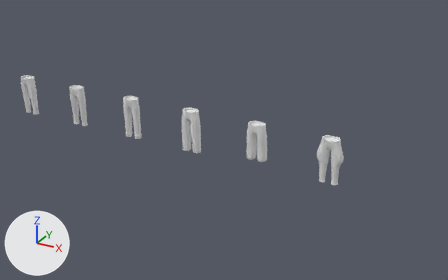
Before and after pictures for a commit that changed the Blender file Attires/Attires_Pants/Attires_Pants_ALL.blend.
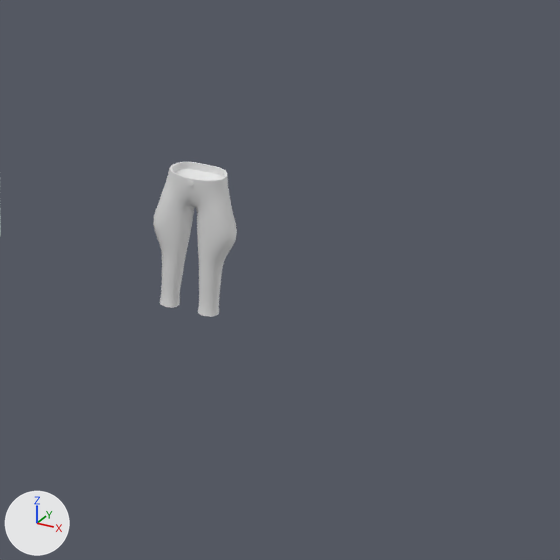
Each version is shown whole from a 50 mm lens placed at (10.79, -10.03, 5.53), pointed at (5.18, 0.17, 0.43), then close up on the part from 60% to 100% of the width and 30% to 94% of the height. The lights are fixed; the arrows at lower left show +X, +Y and +Z. The first two pictures are the older version.

Objects in the first close-up: 'Attire_Pants_TrousersMilitaryBreeches'.
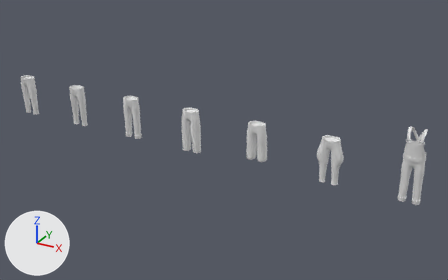
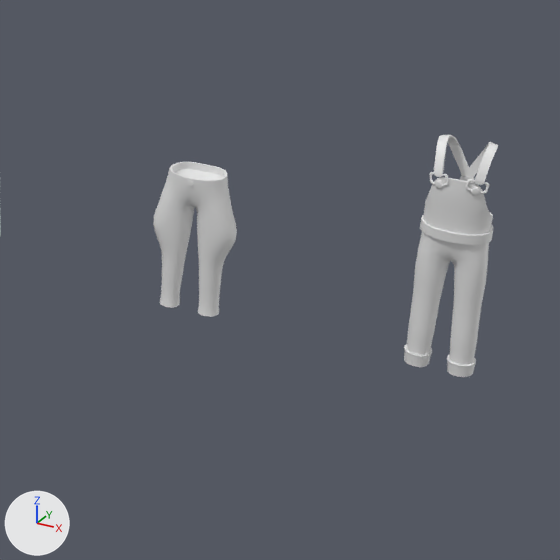
Where the change shows, as pixel boxes (x1, y1, x2, y2) in the close-ups (560 x 560 px):
'Attire_Pants_Workwear', added: after (404, 135, 498, 377)

Edits to the bpy script that builds the scene:
```text
Add me_attire_pants_workwear:
    me_attire_pants_workwear.from_pydata(...)  # 604 vertices, 607 faces; spans x 0.0..0.203, y -0.16..0.135, z 0.115..1.514
    me_attire_pants_workwear.polygons.foreach_set('use_smooth', [True] * 607)
Add ob_attire_pants_workwear:
    ob_attire_pants_workwear = bpy.data.objects.new('Attire_Pants_Workwear', me_attire_pants_workwear)
    ob_attire_pants_workwear.location = (9.0, 0.0, 0.0)
    _m = ob_attire_pants_workwear.modifiers.new('Mirror', 'MIRROR')
    _m.use_clip = True
```
